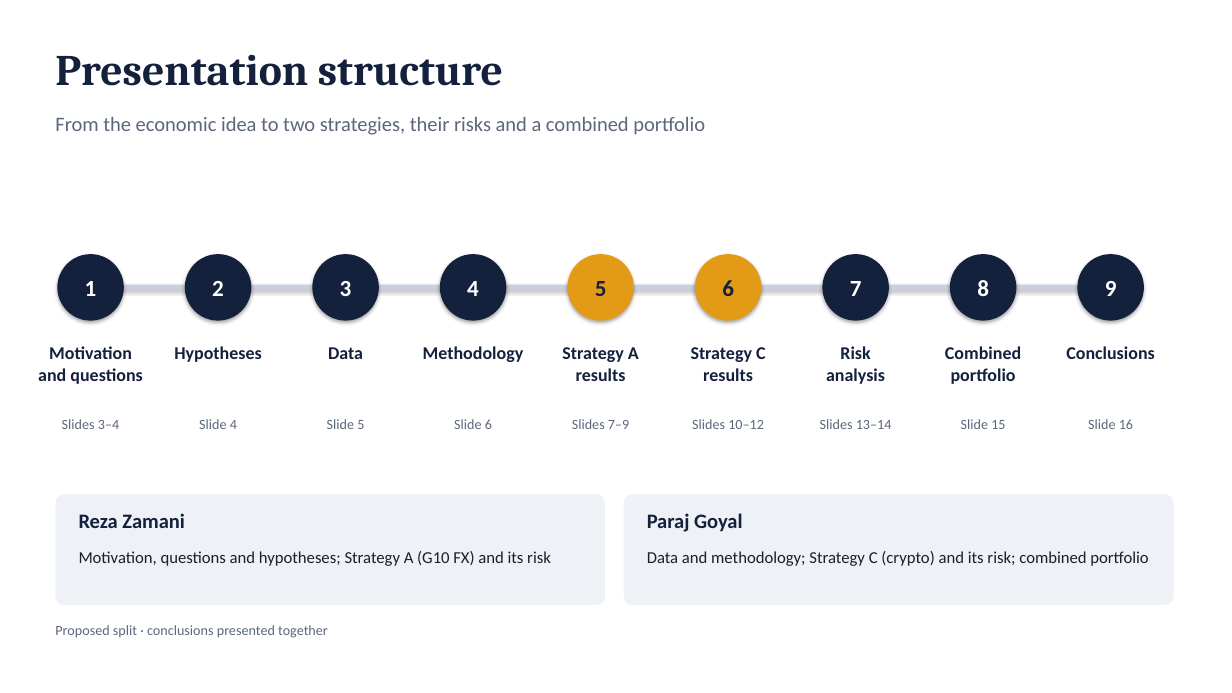
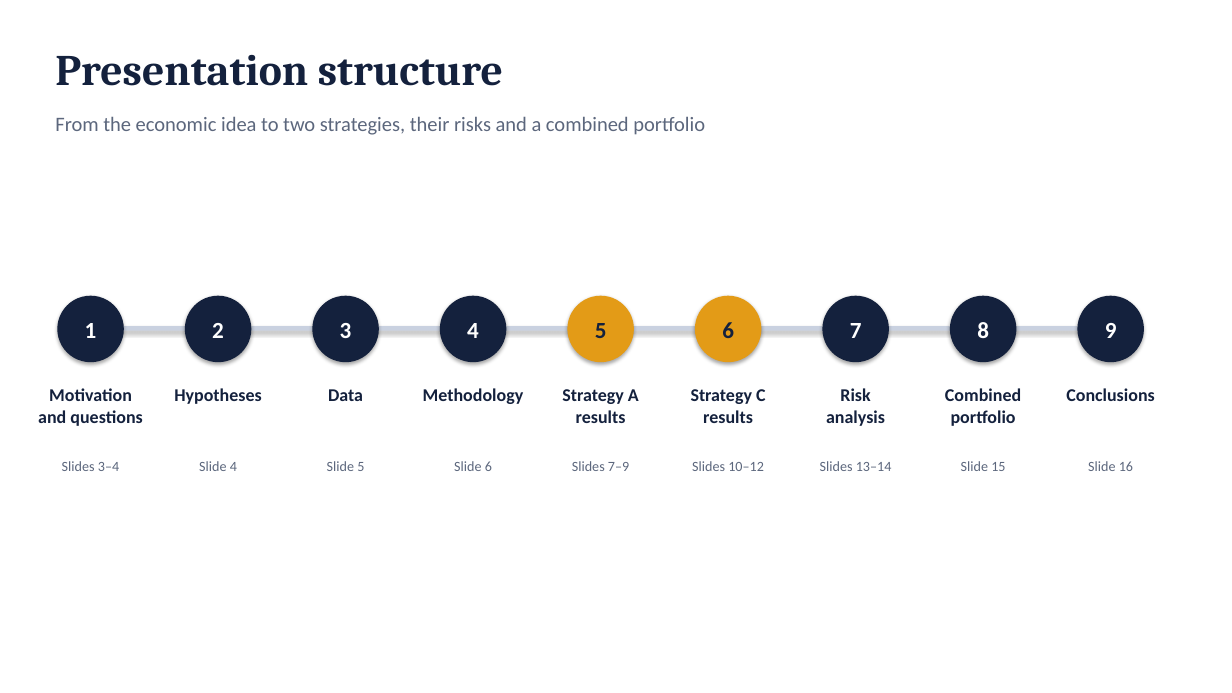
Before and after one commit to rezazamani2329/currency-crypto-carry, a slide deck: slide 2 of slides/presentation.pptx. Drawn at 1232x693 pixels with LibreOffice and Linux fonts; fonts in the diff are those of the drawing. Boxes give left, top, right and bottom in pixels: in the first picture for what was removed or moved away, otherwise in the second. Text is boxed around its words. In the diff, an @@ line names an element or a change of style, - is before the commit and + after.

```diff
--- a/slides/presentation.pptx
+++ b/slides/presentation.pptx
@@ 18 texts, 9 ellipses, 1 rectangle: place and size @@
-18 texts, 9 ellipses, 1 rectangle at [38,254,1155,429]
+18 texts, 9 ellipses, 1 rectangle at [38,296,1155,471]
@@ rounded rectangle removed at [55,494,605,605] @@
@@ rounded rectangle removed at [624,494,1174,605] @@
@@ text removed at [79,513,185,528] @@
-Reza Zamani
@@ text removed at [647,513,742,532] @@
-Paraj Goyal
@@ text removed at [79,551,551,566] @@
-Motivation, questions and hypotheses; Strategy A (G10 FX) and its risk
@@ text removed at [647,551,1148,566] @@
-Data and methodology; Strategy C (crypto) and its risk; combined portfolio
@@ text removed at [55,625,328,638] @@
-Proposed split · conclusions presented together
```
Also in this commit, not shown: 14 other slides changed, 2 other files.
